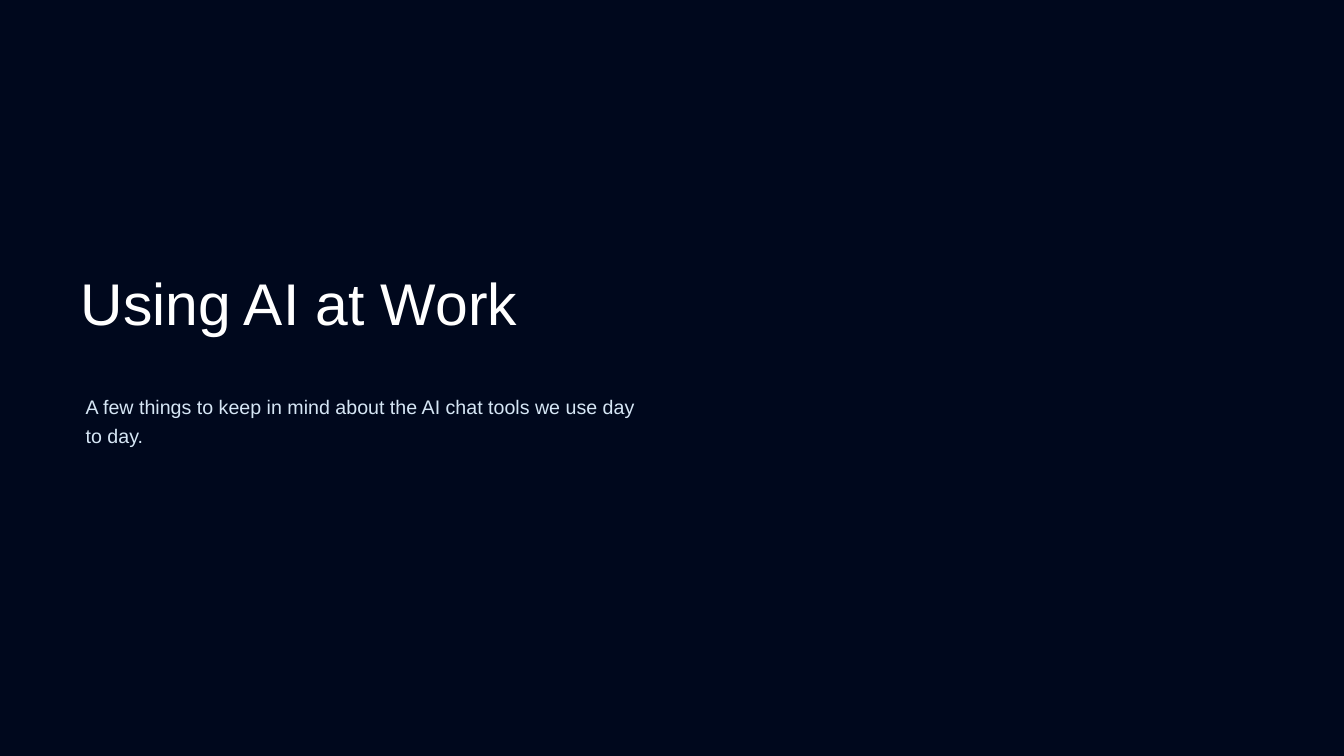
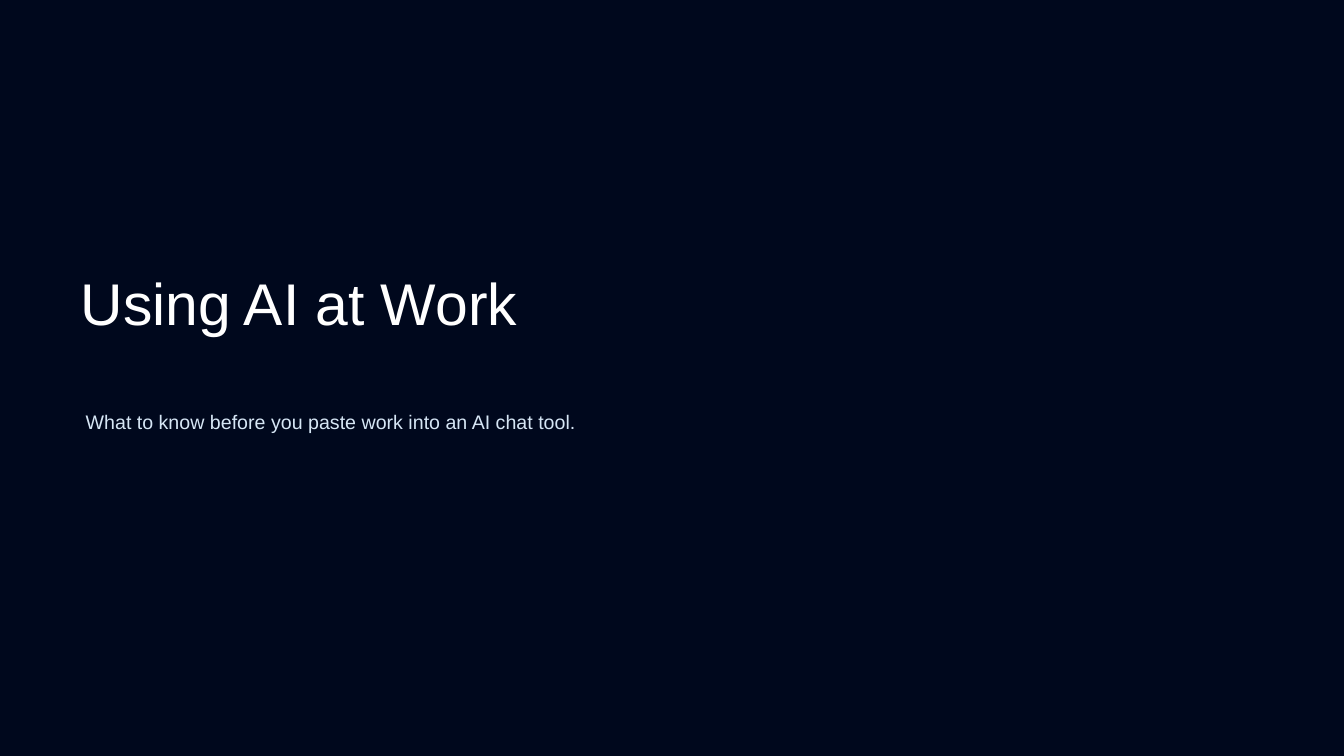
Before and after one commit to sansanabria/ai-adoption-eu, a slide deck: slide 1 of AI At Work.pptx. Drawn at 1344x756 pixels with LibreOffice and Linux fonts; fonts in the diff are those of the drawing; background and template pictures are left out. Boxes give left, top, right and bottom in pixels: in the first picture for what was removed or moved away, otherwise in the second. Text is boxed around its words. In the diff, an @@ line names an element or a change of style, - is before the commit and + after.

Commit message:
feat: make the AI at work deck public ready and add a slide PDF
Reword team specific lines (our systems, IT built for us, Legal or Compliance) as
general advice, add a closing link to the dashboard, give the web deck the
PowerPoint title artwork, sharing tags and a Download PDF button, and export the
12 slides as a 16:9 PDF.

```diff
--- a/AI At Work.pptx
+++ b/AI At Work.pptx
@@ text at bbox=[86, 414, 575, 433]: text changed @@
-A few things to keep in mind about the AI chat tools we use day to day.
+What to know before you paste work into an AI chat tool.
```
Also in this commit, not shown: 6 other slides changed, 7 other files.
